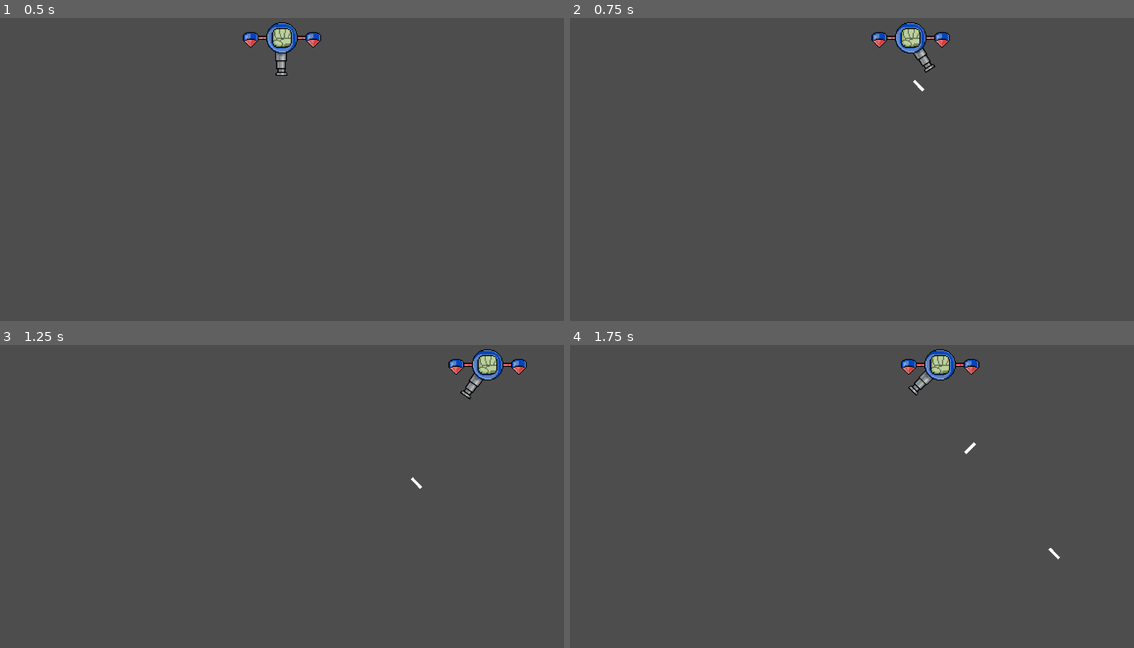
Above: before the commit, frames 1-4 (two rows, left to right).
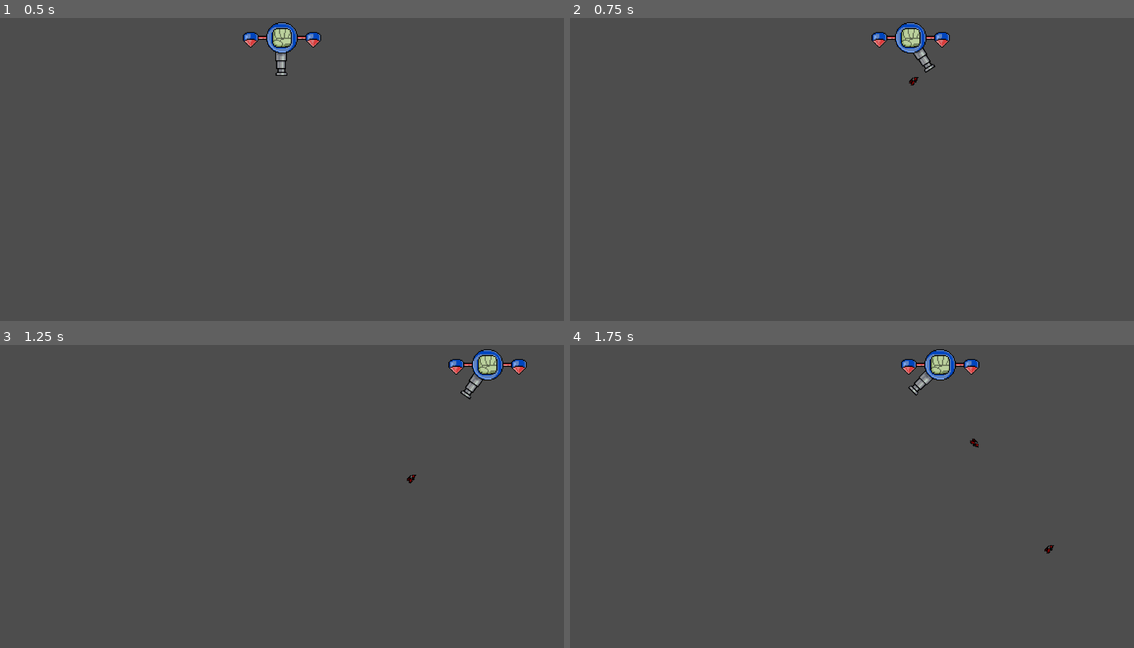
Above: after the commit, the same moments.

Repository: led-studio/bubblester
Game: Godot game, scene res://source/scenarios/game.tscn
Same seed, same stepped clock (60 frames per second), same inputs: the game is played once before the commit and once after it.
Inputs (mouse positions are in pixels of both pictures, inside the frame that each line leads up to):
- Up to frame 1 (0.5 s): no input
- Up to frame 2 (0.75 s): tap Enter at 0.5 s; move the mouse to (976, 148) at 0.52 s; hold D (move_right) from 0.53 s (still down); click (976, 148) at 0.6 s
- Up to frame 3 (1.25 s): keep holding D (move_right)
- Up to frame 4 (1.75 s): move the mouse to (739, 505) at 1.27 s; release D (move_right) at 1.28 s; hold A (move_left) from 1.28 s (still down); click (739, 505) at 1.35 s

Frame 1 is identical in both runs. In frame 2, less than 0.1% of the frame differs, in the area x 60-63%, y 19-25%; in frame 3, less than 0.1%; in frame 4, 0.1%, in the area x 69-87%, y 30-71%.

Commit message:
added animated bullets

Diff:
--- a/source/objects/bullet.gd
+++ b/source/objects/bullet.gd
@@ -5,10 +5,20 @@
 var rota:float
 var dir:float
 var speed = 200
+var random;
 
 func _ready() -> void:
 	global_position = pos
 	global_rotation = rota
+	random = randi() % 2
+	print(random)
+	match random:
+		0:
+			$AnimatedSprite2D.play("first")
+		1:
+			$AnimatedSprite2D.play("second")
+		2:
+			$AnimatedSprite2D.play("third")
 
 func _physics_process(delta: float) -> void:
 	velocity = Vector2(speed, 0).rotated(dir)
--- a/source/objects/bullet.tscn
+++ b/source/objects/bullet.tscn
@@ -1,20 +1,116 @@
-[gd_scene load_steps=3 format=3 uid="uid://3r0ec3p41ocd"]
+[gd_scene load_steps=16 format=3 uid="uid://3r0ec3p41ocd"]
 
 [ext_resource type="Script" path="res://source/objects/bullet.gd" id="1_ix112"]
+[ext_resource type="Texture2D" uid="uid://c4f1cc0ng7dvr" path="res://assets/images/bullets.png" id="2_cnpoa"]
 
 [sub_resource type="RectangleShape2D" id="RectangleShape2D_35xsv"]
-size = Vector2(16, 5)
+size = Vector2(12, 10.5)
+
+[sub_resource type="AtlasTexture" id="AtlasTexture_dc4ej"]
+atlas = ExtResource("2_cnpoa")
+region = Rect2(0, 0, 16, 16)
+
+[sub_resource type="AtlasTexture" id="AtlasTexture_lcocf"]
+atlas = ExtResource("2_cnpoa")
+region = Rect2(16, 0, 16, 16)
+
+[sub_resource type="AtlasTexture" id="AtlasTexture_ksrht"]
+atlas = ExtResource("2_cnpoa")
+region = Rect2(32, 0, 16, 16)
+
+[sub_resource type="AtlasTexture" id="AtlasTexture_bji5l"]
+atlas = ExtResource("2_cnpoa")
+region = Rect2(48, 0, 16, 16)
+
+[sub_resource type="AtlasTexture" id="AtlasTexture_nl0y3"]
+atlas = ExtResource("2_cnpoa")
+region = Rect2(0, 16, 16, 16)
+
+[sub_resource type="AtlasTexture" id="AtlasTexture_cpriu"]
+atlas = ExtResource("2_cnpoa")
+region = Rect2(16, 16, 16, 16)
+
+[sub_resource type="AtlasTexture" id="AtlasTexture_l7w7l"]
+atlas = ExtResource("2_cnpoa")
+region = Rect2(32, 16, 16, 16)
+
+[sub_resource type="AtlasTexture" id="AtlasTexture_tqj30"]
+atlas = ExtResource("2_cnpoa")
+region = Rect2(0, 32, 16, 16)
+
+[sub_resource type="AtlasTexture" id="AtlasTexture_c8luk"]
+atlas = ExtResource("2_cnpoa")
+region = Rect2(16, 32, 16, 16)
+
+[sub_resource type="AtlasTexture" id="AtlasTexture_018dd"]
+atlas = ExtResource("2_cnpoa")
+region = Rect2(32, 32, 16, 16)
+
+[sub_resource type="AtlasTexture" id="AtlasTexture_mwdlq"]
+atlas = ExtResource("2_cnpoa")
+region = Rect2(48, 32, 16, 16)
+
+[sub_resource type="SpriteFrames" id="SpriteFrames_7u4g1"]
+animations = [{
+"frames": [{
+"duration": 1.0,
+"texture": SubResource("AtlasTexture_dc4ej")
+}, {
+"duration": 1.0,
+"texture": SubResource("AtlasTexture_lcocf")
+}, {
+"duration": 1.0,
+"texture": SubResource("AtlasTexture_ksrht")
+}, {
+"duration": 1.0,
+"texture": SubResource("AtlasTexture_bji5l")
+}],
+"loop": true,
+"name": &"first",
+"speed": 12.0
+}, {
+"frames": [{
+"duration": 1.0,
+"texture": SubResource("AtlasTexture_nl0y3")
+}, {
+"duration": 1.0,
+"texture": SubResource("AtlasTexture_cpriu")
+}, {
+"duration": 1.0,
+"texture": SubResource("AtlasTexture_l7w7l")
+}],
+"loop": true,
+"name": &"second",
+"speed": 12.0
+}, {
+"frames": [{
+"duration": 1.0,
+"texture": SubResource("AtlasTexture_tqj30")
+}, {
+"duration": 1.0,
+"texture": SubResource("AtlasTexture_c8luk")
+}, {
+"duration": 1.0,
+"texture": SubResource("AtlasTexture_018dd")
+}, {
+"duration": 1.0,
+"texture": SubResource("AtlasTexture_mwdlq")
+}],
+"loop": true,
+"name": &"third",
+"speed": 12.0
+}]
 
 [node name="Bullet" type="CharacterBody2D"]
 collision_layer = 8
 collision_mask = 4
 script = ExtResource("1_ix112")
 
-[node name="ColorRect" type="ColorRect" parent="."]
-offset_top = -1.0
-offset_right = 14.0
-offset_bottom = 2.0
+[node name="CollisionShape2D" type="CollisionShape2D" parent="."]
+position = Vector2(1, 0.75)
+shape = SubResource("RectangleShape2D_35xsv")
 
-[node name="CollisionShape2D" type="CollisionShape2D" parent="."]
-position = Vector2(7, 0)
-shape = SubResource("RectangleShape2D_35xsv")
+[node name="AnimatedSprite2D" type="AnimatedSprite2D" parent="."]
+sprite_frames = SubResource("SpriteFrames_7u4g1")
+animation = &"third"
+frame_progress = 0.5357
